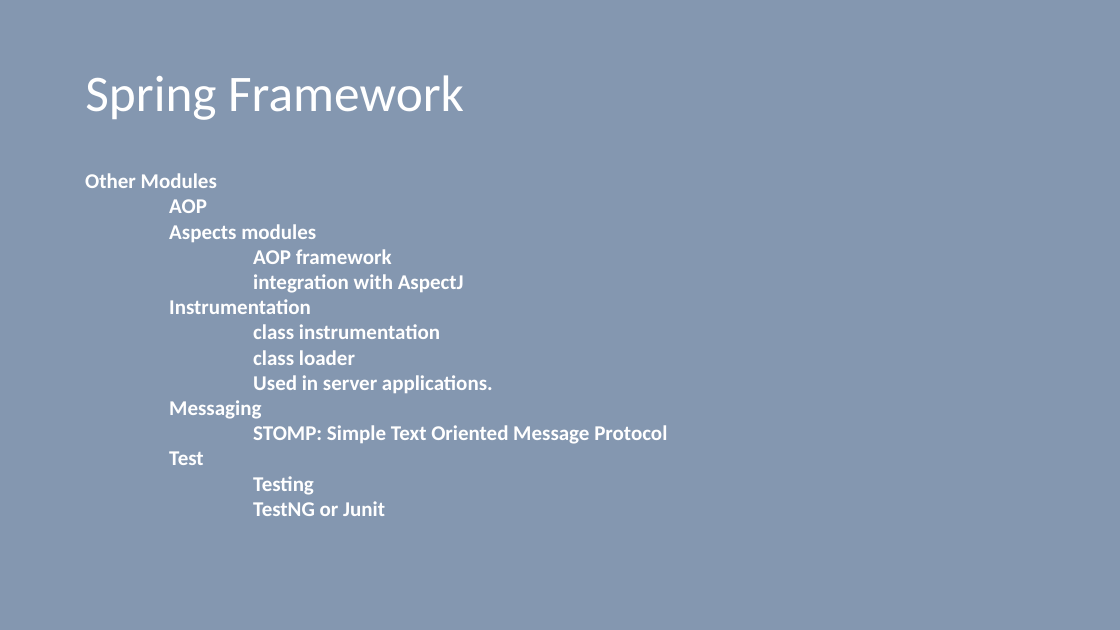
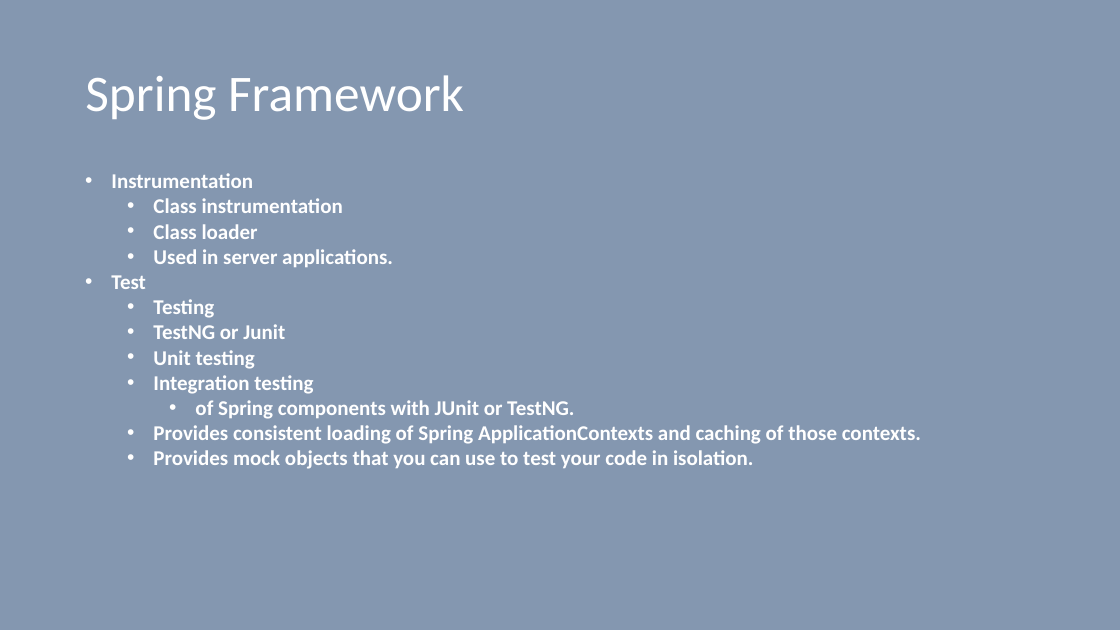
Before and after one commit to vilasvarghese/microservices, a slide deck: slide 16 of training/day1/3SpringBootDay1And2.pptx (slide 9 before the commit). Drawn at 1120x630 pixels with LibreOffice and Linux fonts; fonts in the diff are those of the drawing. Boxes give left, top, right and bottom in pixels: in the first picture for what was removed or moved away, otherwise in the second. Text is boxed around its words. In the diff, an @@ line names an element or a change of style, - is before the commit and + after.

```diff
--- a/training/day1/3SpringBootDay1And2.pptx
+++ b/training/day1/3SpringBootDay1And2.pptx
@@ text at (x1=85, y1=173, x2=464, y2=293): paragraphs removed @@
-Other Modules
-AOP
-Aspects modules
-AOP framework
-integration with AspectJ
@@ text at (x1=111, y1=173, x2=393, y2=339): bullet none to •; list level 1 to 2 in "Used in server applications."; list level 1 to 2 in "Testing"; list level 1 to 2 in "TestNG or Junit" @@
@@ text at (x1=153, y1=198, x2=343, y2=239): text changed @@
-class instrumentation
-class loader
+  • Class instrumentation
+  • Class loader
@@ text at (x1=153, y1=350, x2=921, y2=469): paragraphs added @@
+  • Unit testing
+  • Integration testing
+    • of Spring components with JUnit or TestNG.
+  • Provides consistent loading of Spring ApplicationContexts and caching of those contexts.
+  • Provides mock objects that you can use to test your code in isolation.
@@ text at (x1=169, y1=400, x2=667, y2=444): paragraphs removed @@
-Messaging
-STOMP: Simple Text Oriented Message Protocol
```
Also in this commit, not shown: 4 other slides changed, 8 slides added, 1 slide removed, 31 other files.
